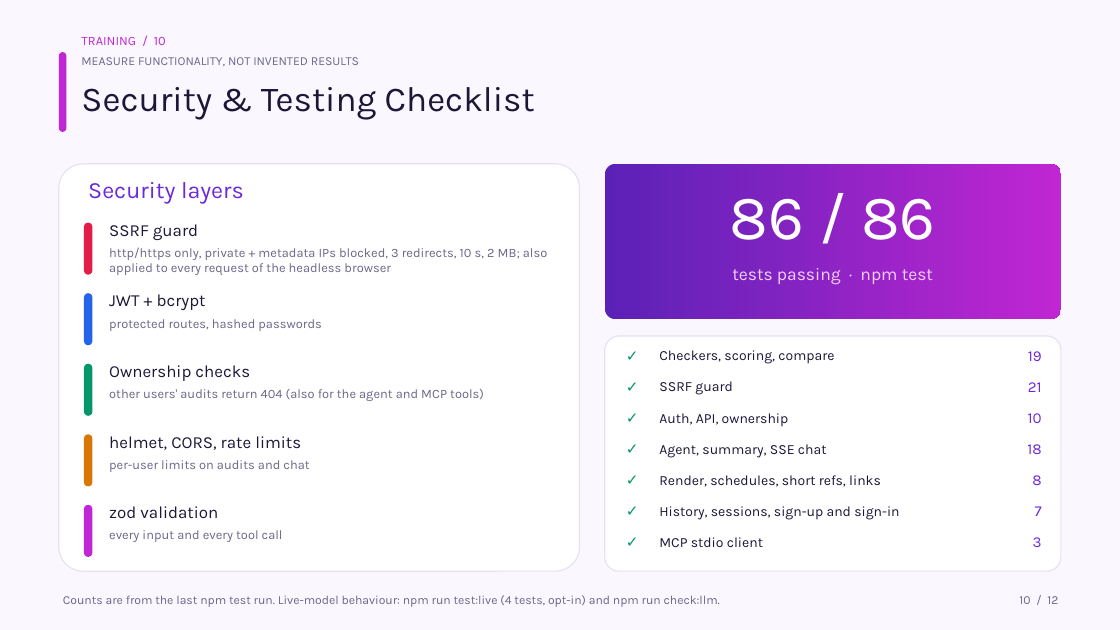
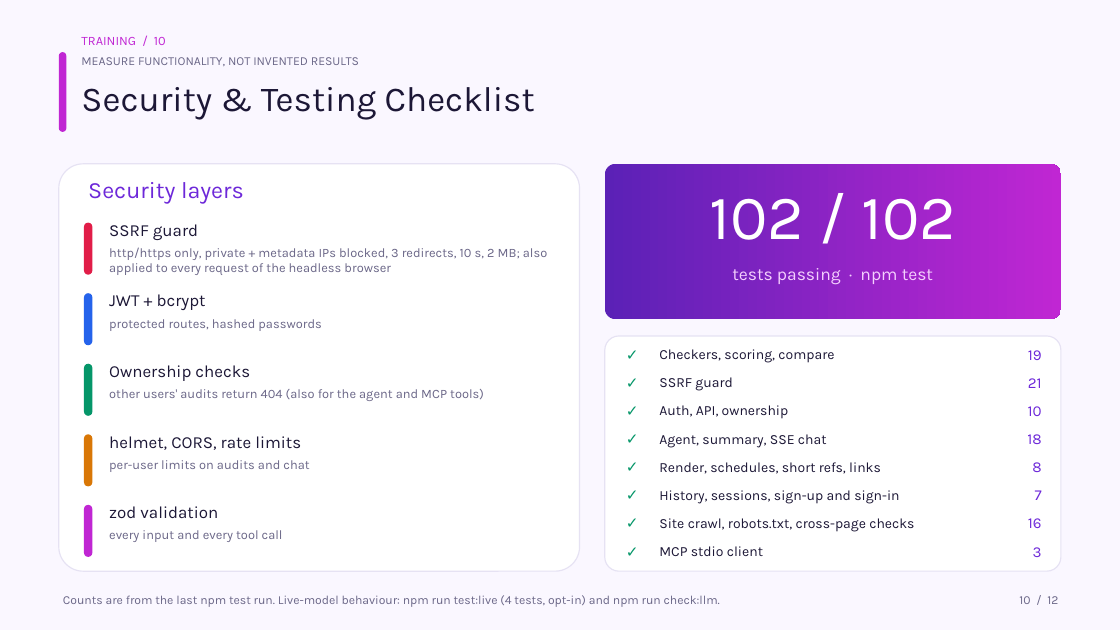
Before and after one commit to NiksheyYadav/AuditPilot, a slide deck: slide 10 of AuditPilot_IT2_Presentation.pptx. Drawn at 1120x630 pixels with LibreOffice and Linux fonts; fonts in the diff are those of the drawing. Boxes give left, top, right and bottom in pixels: in the first picture for what was removed or moved away, otherwise in the second. Text is boxed around its words. In the diff, an @@ line names an element or a change of style, - is before the commit and + after.

```diff
--- a/AuditPilot_IT2_Presentation.pptx
+++ b/AuditPilot_IT2_Presentation.pptx
@@ text at <box>710,198,956,240</box>: text changed @@
-86 / 86
+102 / 102
@@ 3 texts: place and size @@
-3 texts at <box>622,371,1042,402</box>
+3 texts at <box>622,368,1042,396</box>
@@ text "✓" rewrapped from <box>622,402,655,433</box> to <box>622,397,655,424</box> @@
@@ text "Auth, API, ownership": place and size @@
-text "Auth, API, ownership" at <box>659,413,789,427</box>
+text "Auth, API, ownership" at <box>659,405,789,419</box>
@@ text "10": place and size @@
-text "10" at <box>1028,413,1042,423</box>
+text "10" at <box>1028,406,1042,416</box>
@@ 6 texts: place and size @@
-6 texts at <box>622,434,1041,495</box>
+6 texts at <box>622,424,1041,481</box>
@@ 3 texts: place and size @@
-3 texts at <box>622,496,1042,526</box>
+3 texts at <box>622,481,1042,508</box>
@@ text "✓": place and size @@
-text "✓" at <box>622,527,655,557</box>
+text "✓" at <box>622,509,655,537</box>
@@ text added at <box>622,537,655,565</box>, 13 pt, text #059669 @@
+✓
@@ text "MCP stdio client": place and size @@
-text "MCP stdio client" at <box>659,537,763,547</box>
+text "MCP stdio client" at <box>659,546,763,556</box>
@@ text added at <box>659,518,914,532</box>, 12 pt, text #1C1736 @@
+Site crawl, robots.txt, cross-page checks
@@ text "3": place and size @@
-text "3" at <box>1033,537,1042,547</box>
+text "3" at <box>1033,547,1042,557</box>
@@ text added at <box>1028,518,1042,528</box>, 13 pt, text #6D28D9 @@
+16
```
Also in this commit, not shown: 4 other slides changed, 8 other files.
